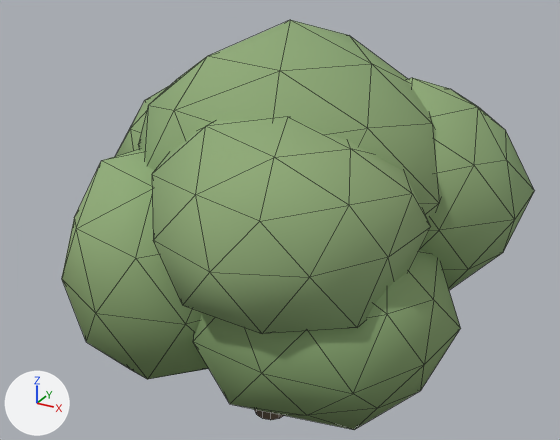
The Blender file asset_sources/blender/flora/oak_a.blend, before and after one commit.
The view is the same before and after, from a 50 mm camera at (2.71, -4.76, 5.33) aimed at (0.02, 0.12, 2.89). Arrows for +X, +Y and +Z are at lower left; the lights stay in place. The older version comes first. Mesh edges are drawn as thin lines.

The scene before the commit, as lines of its bpy script (objects in view):
```python
me_cone = bpy.data.meshes.new('Cone')
me_cone.from_pydata(...)  # 382 vertices, 614 faces; spans x -1.69..1.78, y -1.55..1.7, z 0.0..3.29
me_cone.polygons.foreach_set('use_smooth', [True] * 614)
me_cone.materials.append(mat_m_oak_a)
ob_oak_a = bpy.data.objects.new('oak_a', me_cone)
ob_oak_a.location = (0.0, 0.0, 1.147)
```
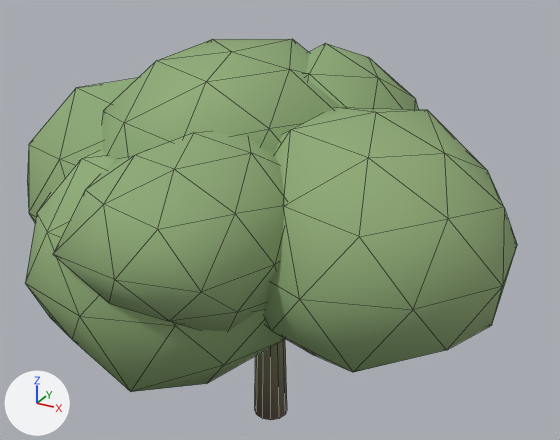
Boxes [x1, y1, x2, y2] around the edits, measured in the pictures (560 x 440 px; the box of a moved part takes in the faces that stretch with it):
```json
{"object": "oak_a", "change": "reshaped", "before": [62, 20, 534, 430], "after": [25, 39, 517, 420], "on screen": "7% shorter"}
{"part": 1, "of": "me_cone", "change": "moved or reshaped", "before": [62, 20, 534, 430], "after": [25, 39, 517, 392]}
```

The change, as JSON lines over the scene's bpy script:
```json
{"block": "me_cone", "where": "# used by ob_oak_a; location = (0.0, 0.0, 1.147)"}
{"op": "remove", "block": "me_cone", "code": "me_cone.from_pydata(...)  # 382 vertices, 614 faces; spans x -1.69..1.78, y -1.55..1.7, z 0.0..3.29"}
{"op": "add", "block": "me_cone", "code": "me_cone.from_pydata(...)  # 382 vertices, 614 faces; spans x -1.97..1.91, y -1.83..1.92, z 0.0..3.06"}
{"block": "me_cone", "change": "me_cone part 1: 310 of 382 vertices moved; they spanned x -1.69..1.78, y -1.55..1.7, z 0.64..3.29 and now span x -1.97..1.91, y -1.83..1.92, z 0.91..3.06; mean shift (-0.21, -0.1, 0.12); largest move (1.61, -0.27, 1.44) -> (0.77, -0.76, 2.13)"}
{"block": "me_cone", "change": "other edits to the shape of me_cone do not show in these pictures"}
```
